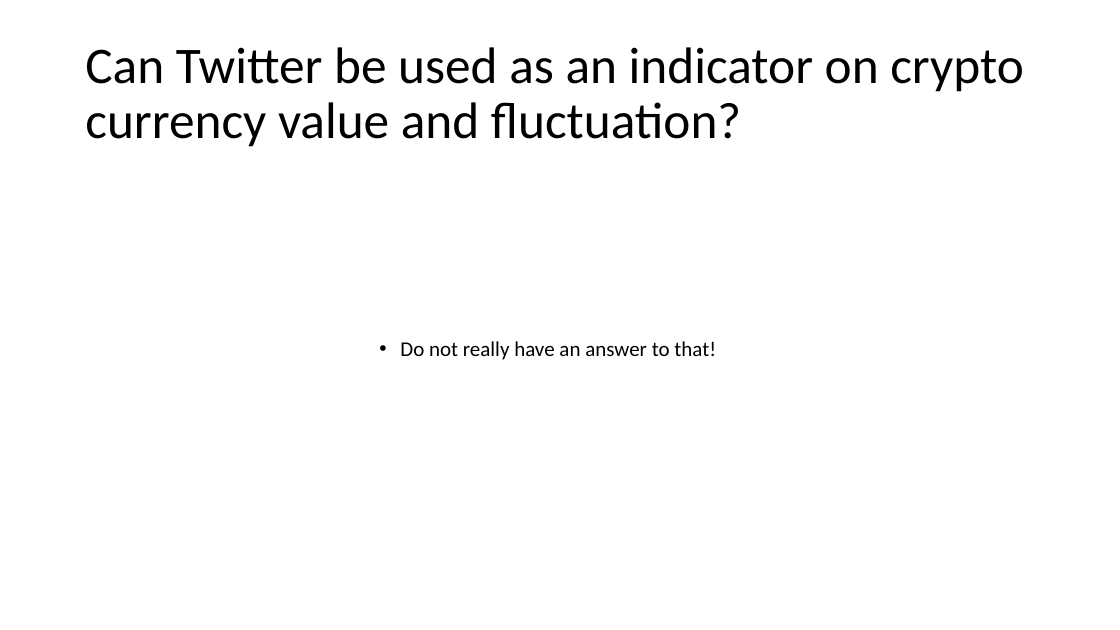
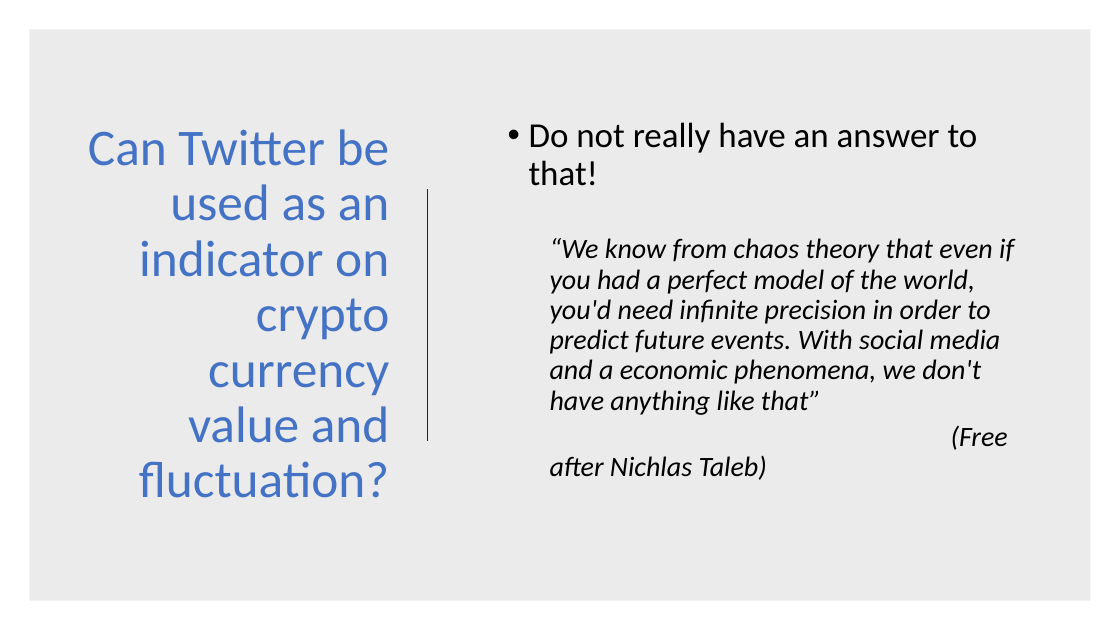
Before and after one commit to Erik-AR/cryptoproject, a slide deck: slide 2 of presentation cyptoproject.pptx. Drawn at 1120x630 pixels with LibreOffice and Linux fonts; fonts in the diff are those of the drawing. Boxes give left, top, right and bottom in pixels: in the first picture for what was removed or moved away, otherwise in the second. Text is boxed around its words. In the diff, an @@ line names an element or a change of style, - is before the commit and + after.

```diff
--- a/presentation cyptoproject.pptx
+++ b/presentation cyptoproject.pptx
@@ rectangle added at <box>29,29,1091,601</box>, fill #000000 at 8% opacity @@
@@ title "Can Twitter be used as ...": place and size @@
-title "Can Twitter be used as ..." at <box>85,47,1023,147</box>
+title "Can Twitter be used as ..." at <box>88,129,390,498</box>
@@ title "Can Twitter be used as ..." at <box>88,129,390,498</box>: text colour #000000 to #4472C4; alignment left to right @@
@@ text "Do not really have an ...": place and size @@
-text "Do not really have an ..." at <box>400,341,716,360</box>
+text "Do not really have an ..." at <box>529,122,1014,480</box>
@@ text at <box>529,122,978,186</box>: size 18 to 30 pt in "Do not really have an answer to ..."; list level 8 to 2 in "Do not really have an ..." @@
@@ line added from (428, 189) to (428, 441), #262626 1.5 pt @@
@@ text at <box>550,238,1014,480</box>: paragraphs added @@
+    “We know from chaos theory that even if you had a perfect model of the world, you'd need infinite precision in order to predict future events. With social media and a economic phenomena, we don't have anything like that”
+    (Free after Nichlas Taleb)
```
Also in this commit, not shown: 2 other slides changed, 3 slides added, 1 slide removed, 1 other file.
